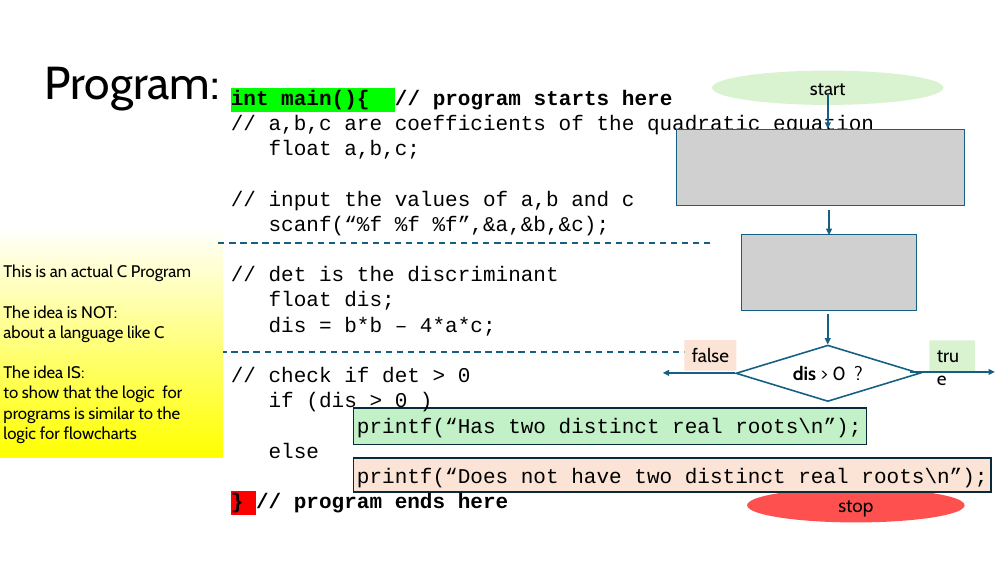
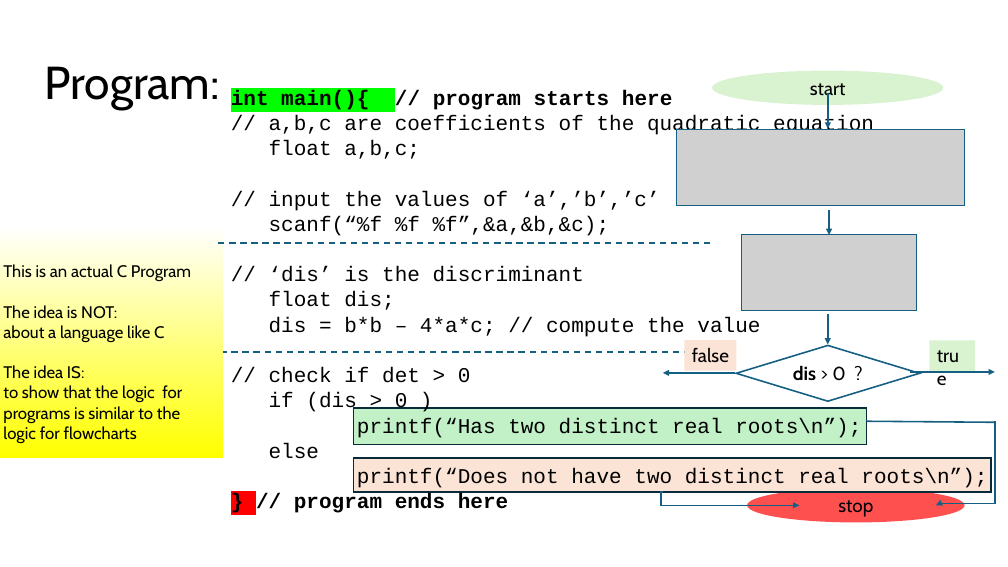
Before and after one commit to rbadrinath/FCP, a slide deck: slide 9 of slides/00-x-Flowcharts-to-code.pptx. Drawn at 1008x567 pixels with LibreOffice and Linux fonts; fonts in the diff are those of the drawing; grey boxes stand for pictures. Boxes give left, top, right and bottom in pixels: in the first picture for what was removed or moved away, otherwise in the second. Text is boxed around its words. In the diff, an @@ line names an element or a change of style, - is before the commit and + after.

```diff
--- a/slides/00-x-Flowcharts-to-code.pptx
+++ b/slides/00-x-Flowcharts-to-code.pptx
@@ text at [269,191,660,211]: text changed @@
-// input the values of a,b and c
+// input the values of ‘a’,’b’,’c’
@@ text at [269,266,584,282]: text changed @@
-// det is the discriminant
+// ‘dis’ is the discriminant
@@ text at [269,317,760,337]: text changed @@
-dis = b*b – 4*a*c;
+dis = b*b – 4*a*c; // compute the value
@@ line added from (867, 421) to (995, 423), #156082 1.5 pt @@
@@ elbow arrow added from (995, 421) to (936, 505), #156082 1.5 pt @@
@@ elbow arrow added from (663, 492) to (799, 505), #156082 1.5 pt @@
```
Also in this commit, not shown: 1 slide added, 12 other files.
